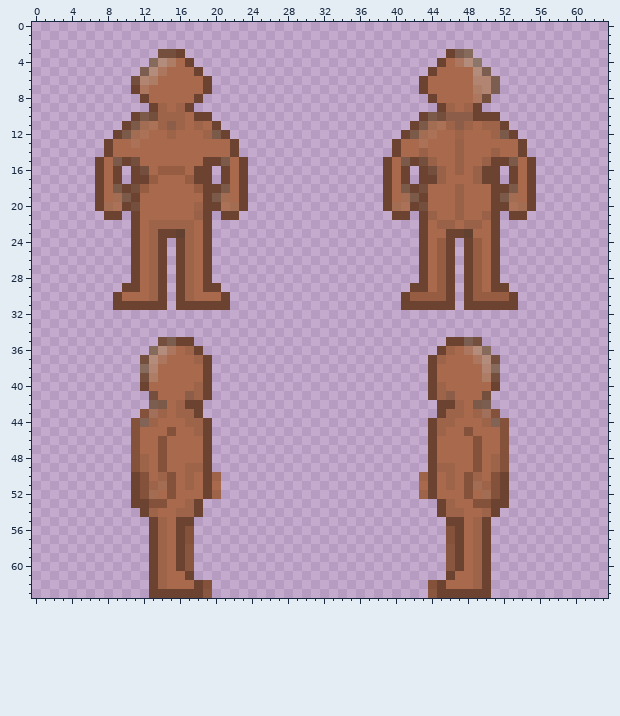
One commit to this pixel-art sprite: Resources/Textures/_Scp/Mobs/scp-035-servant.rsi/default.png. This is how it looked before the edit.
The file is 64x64 pixels. Colours within 5 levels of each other are drawn and written as one.
And afterwards:
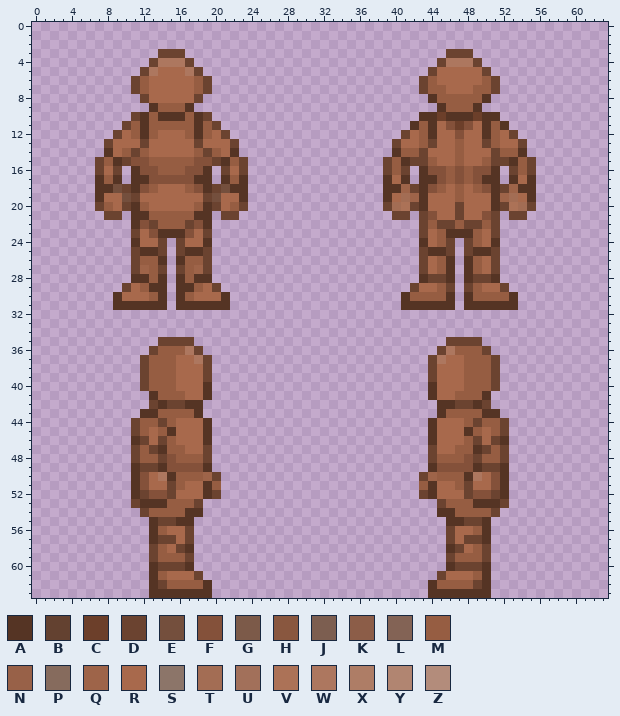
Palette (. is transparent): A #553424  B #634130  C #6c3f2a  D #6b4330  E #744f3d  F #84513a  G #7c5a49  H #89573f  J #7c5e50  K #8c5d48  L #836355  M #965d42  N #986148  P #866b5d  Q #9e6449  R #a8694c  S #8c7569  T #a36d54  U #a2705a  V #ac7257  W #ad775f  X #ae7d66  Y #b18571  Z #b38c7b
The exact change:
Changed rows in their new state; - is an unchanged pixel.
first column x 7:
 3 -------DD-------------------------------DD-------
 4 ------DWWW-----------------------------W-WD------
 5 -----DWR--W-------------------------------RD-----
 6 ----DMR----M-------------------------M----RMD----
 7 -----M-----M-------------------------MM---MMD----
 8 -------------------------------------AMMMMMA-----
 9 ------AMMMA---------------------------AMMMA------
10 -----AMAAAMA------------------------AACAAACAA----
11 ----MAMMMMMAM----------------------AMARFCF-AMA---
12 ---RMAM-R-MAMR---------------------RMA--F--AMR---
13 ----RD-----D------------------------MD--M--DM----
14 -A-MDM-----MDM-A-----------------AMMD---M---DMMA-
15 -MA-FFMMMMMFF-AM-----------------MA-DM--M--M--AM-
16 ----AFF---FFA--------------------M--AFFMFMFFA--M-
17 AMA-AAFFFFFAA-AMA---------------A-A-AAFMFMFAA-A-A
18 AAE-AFM---MFA-EAA---------------AAQ-AFM-M-MFA-QAA
19 A-RE---------ER-A---------------A--QA---M---AQ--A
20 -MR-AM-----MA-RM--------------------A---D---A----
21 ----AAMMMMMAA------------------------F--D--F-----
22 ----AFDMMMDFA------------------------MDDMDDM-----
23 ------FAAAF---------------------------MAAAM------
24 ----A-R---R-A-----------------------A-------A----
25 -----AA---AA-------------------------AA---AA-----
26 -----MMA-AMM---------------------------A-A-------
27 -----QM---MQ---------------------------A-A-------
28 ----AAMA-AMAA-----------------------ADDA-ADDA----
29 ----RMAA-AAMR-----------------------R-------R----
30 --A---MA-AM---A-------------------A----A-A----A--
31 --AAAAAA-AAAAAA-------------------AAAAAA-AAAAAA--
first column x 11:
35 ---DD--------------------------------DD---
36 --DMMMW----------------------------WMMMD--
37 -DMMM--W--------------------------W--MMMD-
38 -DMMM--------------------------------MMMD-
39 -DMMM--------------------------------MMMD-
40 --MMM--RA------------------------AR--MMM--
41 --AMMMRRA------------------------ARRMMMA--
42 --DADDAA--------------------------AADDAD--
43 -AAMMMMA--------------------------AMMMMAA-
44 DMMDM-RRA------------------------ARR-MDMMD
45 DM-MA--RA------------------------AR--AM-MD
46 AD-DM---A------------------------A---MD-DA
47 DMDAMM------------------------------MMADMD
48 DMMDFMMM--------------------------MMMFDMMD
49 ADDAFFFFA------------------------AFFFFADDA
50 A--WAMMMQD----------------------DQMMMAW--A
51 A-RRDMR-AM----------------------MA-RMDRR-A
52 ADFFD---AD----------------------DA---DFFDA
53 -AAAMMM----------------------------MMMAAA-
54 --MMMMAA--------------------------AAMMMM--
55 --ADDAA----------------------------AADDA--
56 --AM-RD----------------------------DR-MA--
57 --ADDRD----------------------------DRDDA--
58 ---M--A----------------------------A--M---
59 ---MMMD----------------------------DMMM---
60 --ADD-A----------------------------A-DDA--
61 --AM--RD--------------------------DR--MA--
62 --ADMMMMA------------------------AMMMMDA--
63 --AAAAAAA------------------------AAAAAAA--
Boxes around the changes in both pictures, in picture pixels (x1, y1, x2, y2):
changed: (95, 49, 248, 598)
changed: (383, 49, 536, 598)
